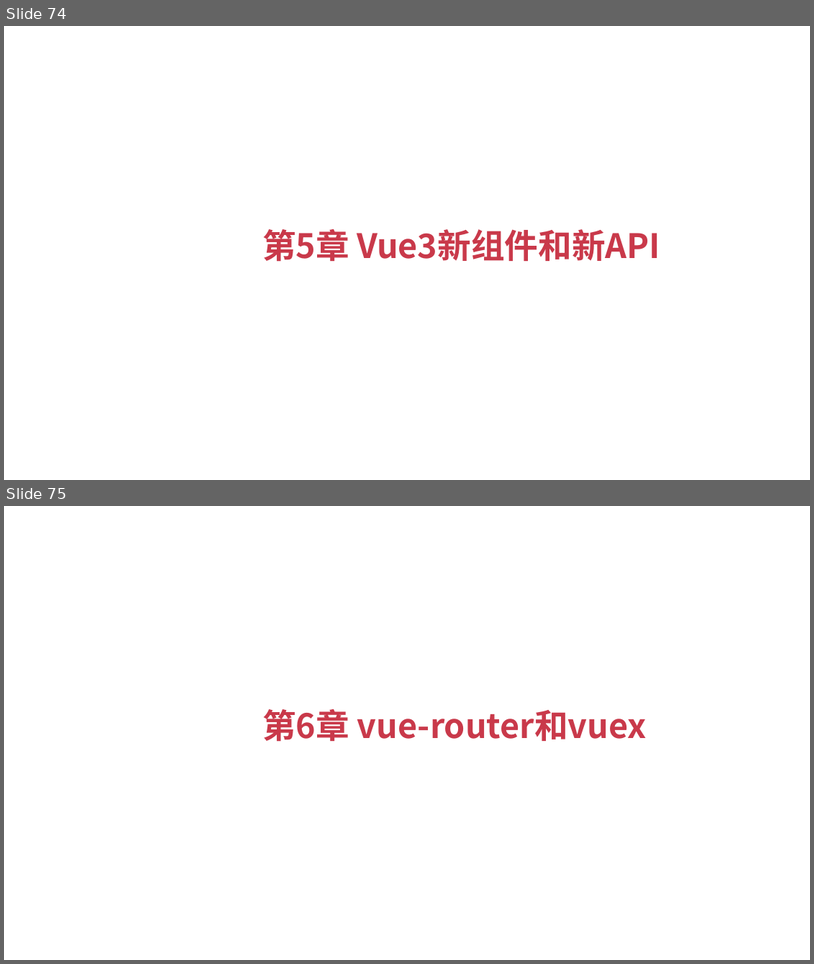
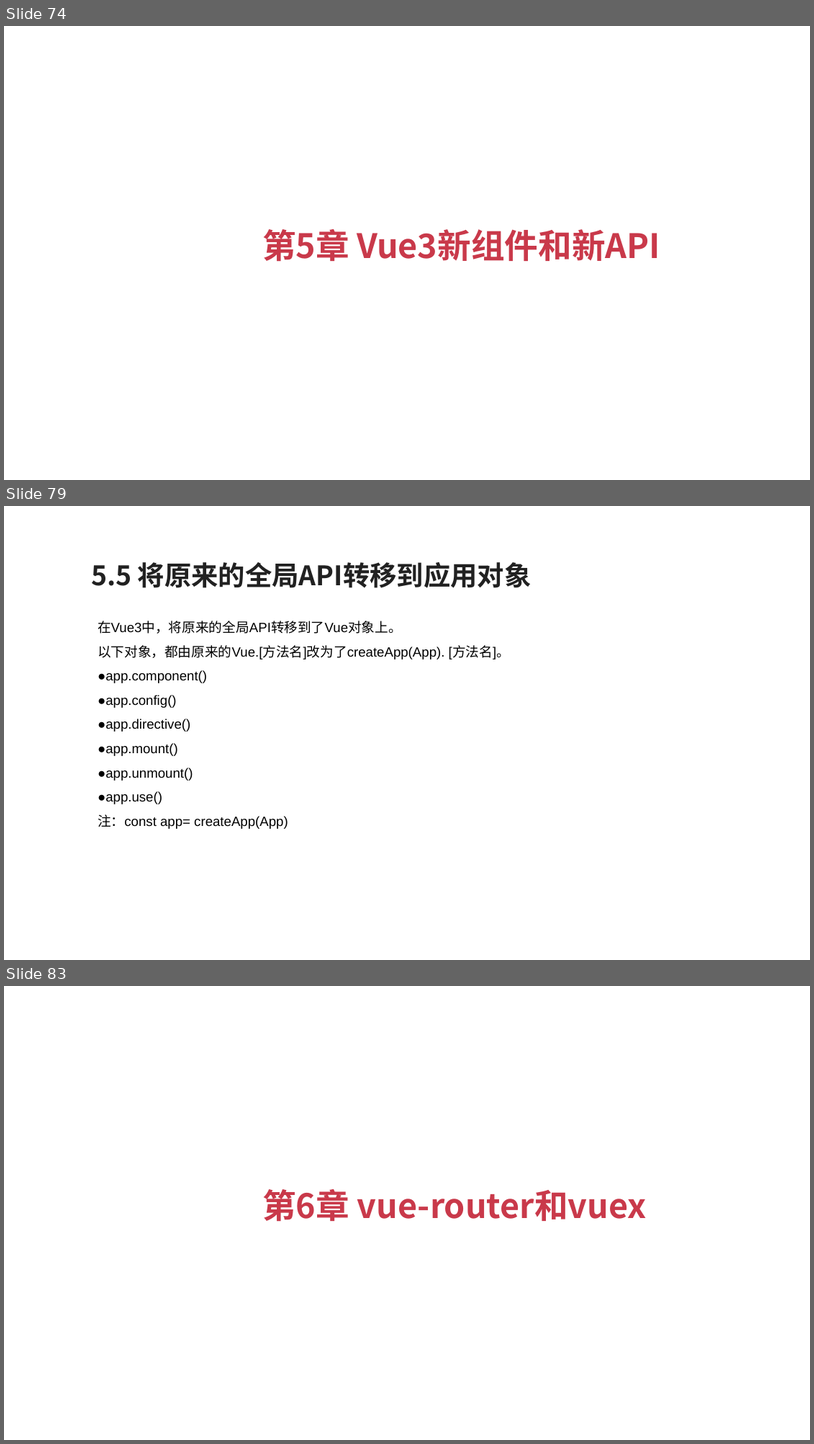
Before and after one commit to zouyujie/vue3_book_codes, a slide deck: Vue3+TypeScript开发指南.pptx. Shown one above the other, each under a label of ours: slides 74 and 75 before the commit, slides 74, 79 and 83 after it; the slides between them are not shown. The pictures are 814x964 and 814x1444 pixels, drawn with LibreOffice and Linux fonts; fonts in the diff are those of the drawing. Boxes give left, top, right and bottom in pixels: in the first picture for what was removed or moved away, otherwise in the second. Text is boxed around its words. In the diff, an @@ line names an element or a change of style, - is before the commit and + after.

```diff
--- a/Vue3+TypeScript开发指南.pptx
+++ b/Vue3+TypeScript开发指南.pptx
@@ slide 79 added at (x1=4, y1=506, x2=810, y2=960), background #FFFFFF @@
@@ text added at (x1=91, y1=562, x2=532, y2=588), 24 pt, text #212121, bold @@
+5.5 将原来的全局API转移到应用对象
@@ text added at (x1=98, y1=620, x2=510, y2=829), 12 pt, text #000000 @@
+在Vue3中，将原来的全局API转移到了Vue对象上。
+以下对象，都由原来的Vue.[方法名]改为了createApp(App). [方法名]。
+●app.component()
+●app.config()
+●app.directive()
+●app.mount()
+●app.unmount()
+●app.use()
+注：const app= createApp(App)
@@ what was slide 75 is now slide 83 @@
```
Also in this commit, not shown: 69 other slides added.
